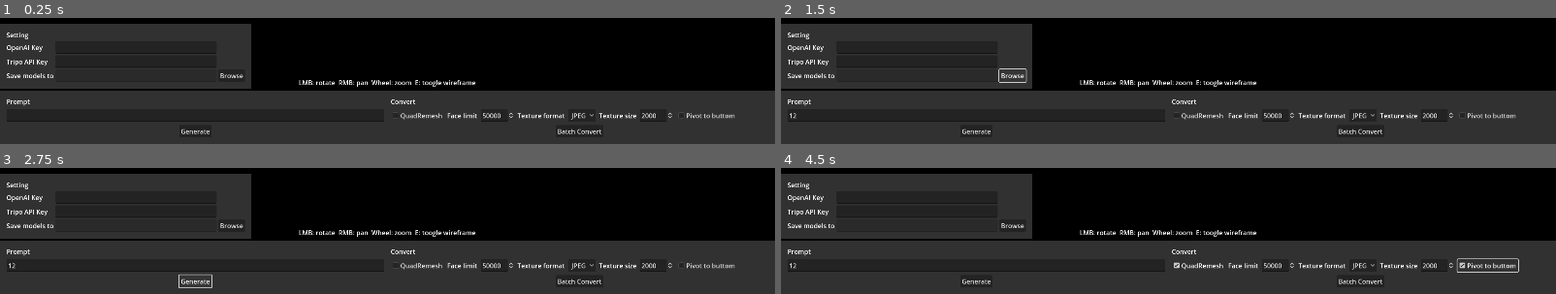
Above: before the commit, frames 1-4 (two rows, left to right).
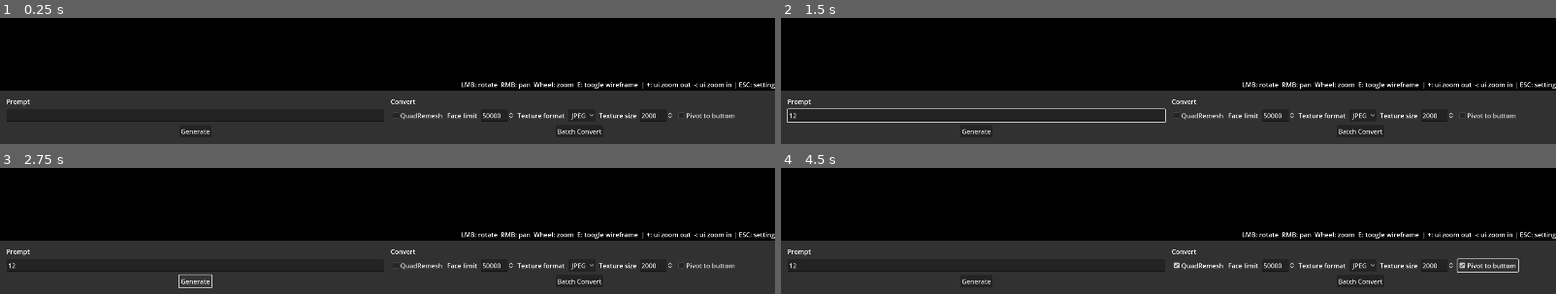
Above: after the commit, the same moments.

Repository: AllenDang/AiBoom
Game: Godot game, scene res://scenes/main.tscn
Two runs of this game, one before a commit and one after it. Both use one fixed random seed, a clock stepped at 60 frames per second and the inputs below.
Inputs (mouse positions are in pixels of both pictures, inside the frame that each line leads up to):
- Up to frame 1 (0.25 s): no input
- Up to frame 2 (1.5 s): click (974, 115) at 0.52 s; type "12" at 0.6 s; click (1013, 75) at 1.25 s, where only the run before the commit has a clickable "Browse"
- Up to frame 3 (2.75 s): click "Generate" at 2 s
- Up to frame 4 (4.5 s): click "QuadRemesh" at 2.75 s; click "JPEG" at 3.5 s; click "Pivot to buttom" at 4.25 s

The runs differ from the first frame. In frame 1, 18% of the frame differs, in the area x 0-100%, y 4-57%; in frame 2, 19%, in the area x 0-100%, y 4-84%; in frame 3, 18%; in frame 4, 18%.
Error before the commit: Trying to assign value of type 'Nil' to a variable of type 'String'. (res://scripts/sc_main.gd:70)
Error after the commit: Trying to assign value of type 'Nil' to a variable of type 'String'. (res://scripts/sc_main.gd:80)

Commit message:
Change settings to dialog

Diff:
--- a/project.godot
+++ b/project.godot
@@ -38,3 +38,18 @@
 "events": [Object(InputEventKey,"resource_local_to_scene":false,"resource_name":"","device":-1,"window_id":0,"alt_pressed":false,"shift_pressed":false,"ctrl_pressed":false,"meta_pressed":false,"pressed":false,"keycode":0,"physical_keycode":69,"key_label":0,"unicode":101,"echo":false,"script":null)
 ]
 }
+ui_zoom_out={
+"deadzone": 0.5,
+"events": [Object(InputEventKey,"resource_local_to_scene":false,"resource_name":"","device":-1,"window_id":0,"alt_pressed":false,"shift_pressed":true,"ctrl_pressed":false,"meta_pressed":false,"pressed":false,"keycode":0,"physical_keycode":61,"key_label":0,"unicode":43,"echo":false,"script":null)
+]
+}
+ui_zoom_in={
+"deadzone": 0.5,
+"events": [Object(InputEventKey,"resource_local_to_scene":false,"resource_name":"","device":-1,"window_id":0,"alt_pressed":false,"shift_pressed":true,"ctrl_pressed":false,"meta_pressed":false,"pressed":false,"keycode":0,"physical_keycode":45,"key_label":0,"unicode":95,"echo":false,"script":null)
+]
+}
+settings={
+"deadzone": 0.5,
+"events": [Object(InputEventKey,"resource_local_to_scene":false,"resource_name":"","device":-1,"window_id":0,"alt_pressed":false,"shift_pressed":false,"ctrl_pressed":false,"meta_pressed":false,"pressed":false,"keycode":0,"physical_keycode":4194305,"key_label":0,"unicode":0,"echo":false,"script":null)
+]
+}
--- a/scenes/main.tscn
+++ b/scenes/main.tscn
@@ -44,85 +44,21 @@
 transform = Transform3D(1, 0, 0, 0, 1, 0, 0, 0, 1, 0, 0, 3.81768)
 script = ExtResource("2_mw3nt")
 
-[node name="Settings" type="PanelContainer" parent="."]
-anchors_preset = 2
-anchor_top = 1.0
-anchor_bottom = 1.0
-offset_top = -177.72
-offset_right = 40.0
-offset_bottom = -137.72
-grow_vertical = 0
-theme_override_styles/panel = ExtResource("2_h80cv")
-
-[node name="VBoxContainer" type="VBoxContainer" parent="Settings"]
-layout_mode = 2
-
-[node name="Label" type="Label" parent="Settings/VBoxContainer"]
-layout_mode = 2
-text = "Setting"
-
-[node name="ColOpenAI" type="HBoxContainer" parent="Settings/VBoxContainer"]
-layout_mode = 2
-
-[node name="Label" type="Label" parent="Settings/VBoxContainer/ColOpenAI"]
-custom_minimum_size = Vector2(117, 2.08165e-12)
-layout_mode = 2
-text = "OpenAI Key"
-
-[node name="LeOpenAIKey" type="LineEdit" parent="Settings/VBoxContainer/ColOpenAI"]
-custom_minimum_size = Vector2(400, 2.08165e-12)
-layout_mode = 2
-secret = true
-
-[node name="ColTripo" type="HBoxContainer" parent="Settings/VBoxContainer"]
-layout_mode = 2
-
-[node name="Label" type="Label" parent="Settings/VBoxContainer/ColTripo"]
-custom_minimum_size = Vector2(117, 2.08165e-12)
-layout_mode = 2
-text = "Tripo API Key"
-
-[node name="LeTripoKey" type="LineEdit" parent="Settings/VBoxContainer/ColTripo"]
-custom_minimum_size = Vector2(400, 2.08165e-12)
-layout_mode = 2
-secret = true
-
-[node name="ColSaveDir" type="HBoxContainer" parent="Settings/VBoxContainer"]
-layout_mode = 2
-
-[node name="Label" type="Label" parent="Settings/VBoxContainer/ColSaveDir"]
-layout_mode = 2
-text = "Save models to"
-
-[node name="LeSavePath" type="LineEdit" parent="Settings/VBoxContainer/ColSaveDir"]
-custom_minimum_size = Vector2(400, 2.08165e-12)
-layout_mode = 2
-editable = false
-
-[node name="BtnBrowse" type="Button" parent="Settings/VBoxContainer/ColSaveDir"]
-layout_mode = 2
-text = "Browse"
-
-[node name="FileDialog" type="FileDialog" parent="Settings"]
-title = "Open a Directory"
-ok_button_text = "Select Current Folder"
-file_mode = 2
-access = 2
-use_native_dialog = true
-
 [node name="CenterContainer" type="CenterContainer" parent="."]
-anchors_preset = 12
+anchors_preset = 3
+anchor_left = 1.0
 anchor_top = 1.0
 anchor_right = 1.0
 anchor_bottom = 1.0
-offset_top = -163.87
-offset_bottom = -140.87
-grow_horizontal = 2
+offset_left = -676.0
+offset_top = -158.73
+offset_bottom = -135.73
+grow_horizontal = 0
 grow_vertical = 0
 
 [node name="Label" type="Label" parent="CenterContainer"]
 layout_mode = 2
-text = "LMB: rotate  RMB: pan  Wheel: zoom  E: toogle wireframe"
+text = "LMB: rotate  RMB: pan  Wheel: zoom  E: toogle wireframe  | +: ui zoom out  -: ui zoom in | ESC: setting"
 
 [node name="PanelContainer" type="PanelContainer" parent="."]
 anchors_preset = 12
@@ -255,3 +191,75 @@
 [node name="Label" type="Label" parent="Toast/HBoxContainer"]
 layout_mode = 2
 text = "Loading...."
+
+[node name="AcceptDialog" type="AcceptDialog" parent="."]
+size = Vector2i(334, 100)
+
+[node name="SettingDialog" type="Window" parent="."]
+title = "Settings"
+size = Vector2i(620, 170)
+visible = false
+
+[node name="MarginContainer" type="MarginContainer" parent="SettingDialog"]
+offset_right = 40.0
+offset_bottom = 40.0
+theme_override_constants/margin_left = 16
+theme_override_constants/margin_top = 16
+theme_override_constants/margin_right = 16
+theme_override_constants/margin_bottom = 16
+
+[node name="Row" type="VBoxContainer" parent="SettingDialog/MarginContainer"]
+layout_mode = 2
+theme_override_constants/separation = 8
+
+[node name="ColOpenAI" type="HBoxContainer" parent="SettingDialog/MarginContainer/Row"]
+layout_mode = 2
+
+[node name="Label" type="Label" parent="SettingDialog/MarginContainer/Row/ColOpenAI"]
+custom_minimum_size = Vector2(117, 2.08165e-12)
+layout_mode = 2
+text = "OpenAI Key"
+
+[node name="LeOpenAIKey" type="LineEdit" parent="SettingDialog/MarginContainer/Row/ColOpenAI"]
+custom_minimum_size = Vector2(400, 2.08165e-12)
+layout_mode = 2
+secret = true
+
+[node name="ColTripo" type="HBoxContainer" parent="SettingDialog/MarginContainer/Row"]
+layout_mode = 2
+
+[node name="Label" type="Label" parent="SettingDialog/MarginContainer/Row/ColTripo"]
+custom_minimum_size = Vector2(117, 2.08165e-12)
+layout_mode = 2
+text = "Tripo API Key"
+
+[node name="LeTripoKey" type="LineEdit" parent="SettingDialog/MarginContainer/Row/ColTripo"]
+custom_minimum_size = Vector2(400, 2.08165e-12)
+layout_mode = 2
+secret = true
+
+[node name="ColSaveDir" type="HBoxContainer" parent="SettingDialog/MarginContainer/Row"]
+layout_mode = 2
+
+[node name="Label" type="Label" parent="SettingDialog/MarginContainer/Row/ColSaveDir"]
+layout_mode = 2
+text = "Save models to"
+
+[node name="LeSavePath" type="LineEdit" parent="SettingDialog/MarginContainer/Row/ColSaveDir"]
+custom_minimum_size = Vector2(400, 2.08165e-12)
+layout_mode = 2
+editable = false
+
+[node name="BtnBrowse" type="Button" parent="SettingDialog/MarginContainer/Row/ColSaveDir"]
+layout_mode = 2
+text = "Browse"
+
+[node name="HBoxContainer" type="HBoxContainer" parent="SettingDialog/MarginContainer/Row"]
+layout_mode = 2
+alignment = 1
+
+[node name="BtnSave" type="Button" parent="SettingDialog/MarginContainer/Row/HBoxContainer"]
+layout_mode = 2
+text = " Save "
+
+[node name="FileDialog" type="FileDialog" parent="."]
--- a/scripts/sc_main.gd
+++ b/scripts/sc_main.gd
@@ -4,11 +4,16 @@
 @onready var btn_generate: Button = $PanelContainer/LeftRow/Col/CenterContainer/BtnGenerate
 @onready var toast: PanelContainer = $Toast
 @onready var toast_label: Label = $Toast/HBoxContainer/Label
-@onready var le_save_path: LineEdit = $Settings/VBoxContainer/ColSaveDir/LeSavePath
-@onready var btn_browse: Button = $Settings/VBoxContainer/ColSaveDir/BtnBrowse
-@onready var file_dialog: FileDialog = $Settings/FileDialog
-@onready var le_open_ai_key: LineEdit = $Settings/VBoxContainer/ColOpenAI/LeOpenAIKey
-@onready var le_tripo_key: LineEdit = $Settings/VBoxContainer/ColTripo/LeTripoKey
+
+@onready var accept_dialog: AcceptDialog = $AcceptDialog
+
+@onready var setting_dialog: Window = $SettingDialog
+@onready var file_dialog: FileDialog = $FileDialog
+@onready var le_save_path: LineEdit = $SettingDialog/MarginContainer/Row/ColSaveDir/LeSavePath
+@onready var le_open_ai_key: LineEdit = $SettingDialog/MarginContainer/Row/ColOpenAI/LeOpenAIKey
+@onready var le_tripo_key: LineEdit = $SettingDialog/MarginContainer/Row/ColTripo/LeTripoKey
+@onready var btn_save: Button = $SettingDialog/MarginContainer/Row/HBoxContainer/BtnSave
+@onready var btn_browse: Button = $SettingDialog/MarginContainer/Row/ColSaveDir/BtnBrowse
 
 signal process_start(msg: String)
 signal process_change_status(msg: String)
@@ -21,6 +26,7 @@
 const CFG_KEY_SAVE_DIR = "save_dir"
 const CFG_KEY_OPENAI = "openai"
 const CFG_KEY_TRIPO = "tripo"
+const CFG_KEY_SCALE = "scale"
 
 
 func _ready() -> void:
@@ -36,16 +42,20 @@
 	if config.has_section_key(CFG_SEC_GENERAL, CFG_KEY_TRIPO):
 		le_tripo_key.text = config.get_value(CFG_SEC_GENERAL, CFG_KEY_TRIPO)
 
+	if config.has_section_key(CFG_SEC_GENERAL, CFG_KEY_SCALE):
+		get_tree().root.content_scale_factor = config.get_value(CFG_SEC_GENERAL, CFG_KEY_SCALE)
+
 	process_start.connect(_on_process_start)
 	process_change_status.connect(_on_process_change_status)
 	process_finished.connect(_on_process_finished)
 
 	btn_generate.pressed.connect(_on_btn_generate_pressed)
 	btn_browse.pressed.connect(_on_btn_browse_pressed)
-
-	le_open_ai_key.text_changed.connect(_on_le_open_ai_key_text_changed)
-	le_tripo_key.text_changed.connect(_on_le_tripo_key_text_changed)
+	btn_save.pressed.connect(_on_btn_save_pressed)
+
 	file_dialog.dir_selected.connect(_on_file_dialog_dir_selected)
+
+	setting_dialog.close_requested.connect(_on_settings_dialog_close_requested)
 
 
 func _on_process_start(msg: String):
@@ -71,17 +81,25 @@
 	var openai_key: String = config.get_value(CFG_SEC_GENERAL, CFG_KEY_OPENAI)
 	var tripo_key: String = config.get_value(CFG_SEC_GENERAL, CFG_KEY_TRIPO)
 	if (
-		save_dir != null
-		and openai_key != null
-		and tripo_key != null
-		and save_dir.length() > 0
-		and openai_key.length() > 0
-		and tripo_key.length() > 0
+		save_dir == null
+		or openai_key == null
+		or tripo_key == null
+		or save_dir.length() == 0
+		or openai_key.length() == 0
+		or tripo_key.length() == 0
 	):
-		var viewport = get_viewport()
-		viewport.debug_draw = RenderingServer.VIEWPORT_DEBUG_DRAW_DISABLED
-
-		openai_generate_image()
+		setting_dialog.popup_centered()
+		return
+
+	if le_prompt.text.length() == 0:
+		accept_dialog.dialog_text = "Prompt cannot be empty."
+		accept_dialog.popup_centered()
+		return
+
+	var viewport = get_viewport()
+	viewport.debug_draw = RenderingServer.VIEWPORT_DEBUG_DRAW_DISABLED
+
+	openai_generate_image()
 
 
 func _on_btn_browse_pressed():
@@ -90,18 +108,19 @@
 
 func _on_file_dialog_dir_selected(dir: String):
 	le_save_path.text = dir
-	config.set_value(CFG_SEC_GENERAL, CFG_KEY_SAVE_DIR, dir)
+
+
+func _on_btn_save_pressed():
+	config.set_value(CFG_SEC_GENERAL, CFG_KEY_OPENAI, le_open_ai_key.text)
+	config.set_value(CFG_SEC_GENERAL, CFG_KEY_TRIPO, le_tripo_key.text)
+	config.set_value(CFG_SEC_GENERAL, CFG_KEY_SAVE_DIR, le_save_path.text)
+
 	config.save(CFG_SAVE_PATH)
-
-
-func _on_le_open_ai_key_text_changed(new_text: String):
-	config.set_value(CFG_SEC_GENERAL, CFG_KEY_OPENAI, new_text)
-	config.save(CFG_SAVE_PATH)
-
-
-func _on_le_tripo_key_text_changed(new_text: String):
-	config.set_value(CFG_SEC_GENERAL, CFG_KEY_TRIPO, new_text)
-	config.save(CFG_SAVE_PATH)
+	setting_dialog.hide()
+
+
+func _on_settings_dialog_close_requested():
+	setting_dialog.hide()
 
 
 func trim_prefix(input_string: String) -> String:
@@ -128,6 +147,7 @@
 		"prompt": le_prompt.text,
 		"n": 1,
 		"size": "1024x1024",
+		"quality": "hd",
 	}
 	EasyHttp.new(self, _on_dalle_completed, _on_dalle_error).post(
 		"https://api.openai.com/v1/images/generations", headers, JSON.stringify(body)
@@ -205,3 +225,16 @@
 			viewport.debug_draw = RenderingServer.VIEWPORT_DEBUG_DRAW_WIREFRAME
 		else:
 			viewport.debug_draw = RenderingServer.VIEWPORT_DEBUG_DRAW_DISABLED
+
+	if event.is_action_pressed("ui_zoom_out"):
+		get_tree().root.content_scale_factor += 0.2
+		config.set_value(CFG_SEC_GENERAL, CFG_KEY_SCALE, get_tree().root.content_scale_factor)
+		config.save(CFG_SAVE_PATH)
+
+	if event.is_action_pressed("ui_zoom_in"):
+		get_tree().root.content_scale_factor -= 0.2
+		config.set_value(CFG_SEC_GENERAL, CFG_KEY_SCALE, get_tree().root.content_scale_factor)
+		config.save(CFG_SAVE_PATH)
+
+	if event.is_action_pressed("settings"):
+		setting_dialog.popup_centered()
